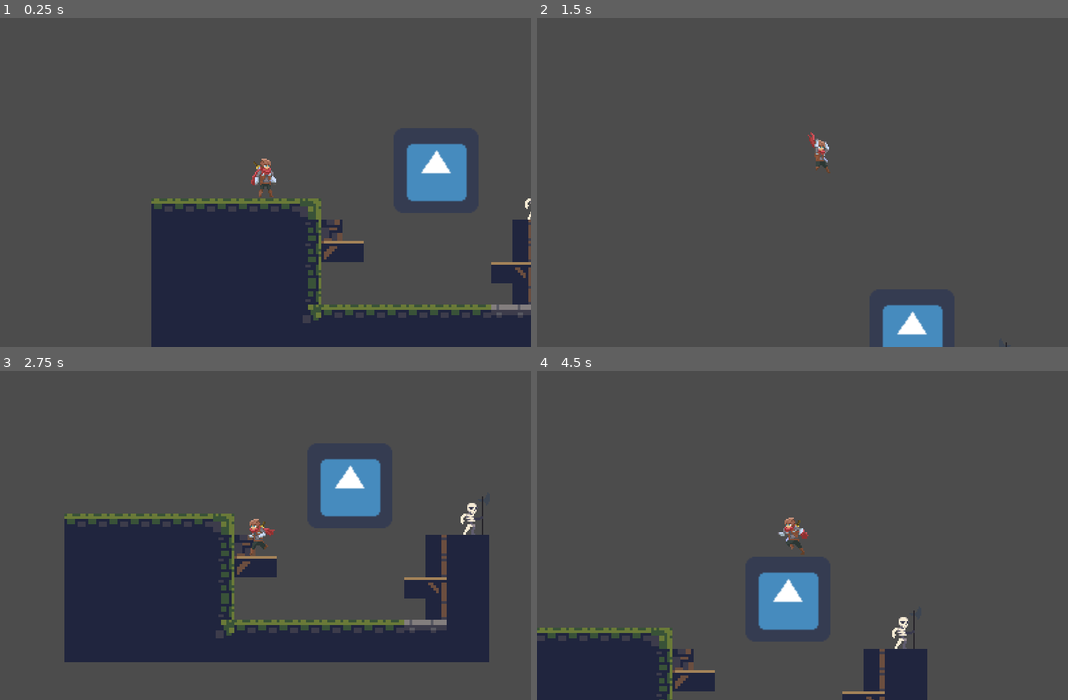
Above: before the commit, frames 1-4 (two rows, left to right).
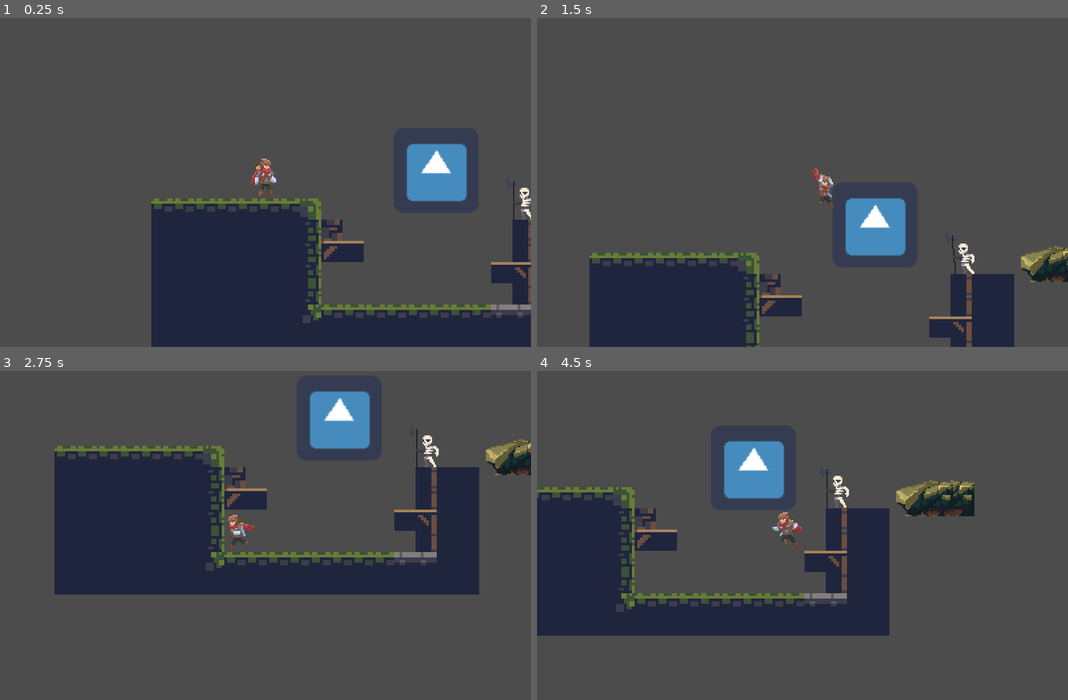
Above: after the commit, the same moments.

Repository: Carluss/Platform-Game
Game: Godot game, scene res://StageOne.tscn
The game is run twice, just before and just after one commit, with the same random seed, the same clock (stepped at 60 frames per second) and the same inputs. The engine's default icon, where the game draws it, is replaced by a stand-in: a white triangle on a blue panel in a dark square.
Inputs:
- Up to frame 1 (0.25 s): no input
- Up to frame 2 (1.5 s): hold Right (ui_right) from 0.53 s (still down); tap Up (ui_up) at 0.77 s
- Up to frame 3 (2.75 s): tap Up (ui_up) at 1.52 s; release Right (ui_right) at 2.03 s; hold Left (ui_left) from 2.03 s (still down)
- Up to frame 4 (4.5 s): release Left (ui_left) at 2.78 s; hold Right (ui_right) 2.78-4.28 s; tap Up (ui_up) at 3.02, 3.77 s; hold Left (ui_left) from 4.28 s (still down)

The runs differ from the first frame. In frame 1, 0.2% of the frame differs, in the area x 96-100%, y 49-62%; in frame 2, 16%; in frame 3, 34%, in the area x 10-100%, y 6-89%; in frame 4, 28%.

Commit message:
CHange
mudei o trabalho

Diff:
--- a/Project1/Parte1_MemoryMaze.tscn
+++ b/Project1/Parte1_MemoryMaze.tscn
@@ -4,7 +4,7 @@
 [ext_resource path="res://magicFinal.tres" type="TileSet" id=2]
 [ext_resource path="res://Enemy.tscn" type="PackedScene" id=3]
 
-[node name="Kyradia" type="Node"]
+[node name="Kyradia" type="Node" index="0"]
 
 [node name="Player" parent="." index="0" instance=ExtResource( 1 )]
 
--- a/Project1/Player.gd
+++ b/Project1/Player.gd
@@ -1,10 +1,11 @@
 extends KinematicBody2D
 
-const speed=60
+const speed=30
 const GRAVITY=10
-const JUMP_POWER=-400
+const JUMP_POWER=-250
 const FLOOR = Vector2(0,-1)
 const ARROW =preload("res://arrow.tscn")
+const MaxSpeed = 100
 
 var velocity = Vector2()
 
@@ -16,7 +17,7 @@
 func _physics_process(delta):
 	if  Input.is_action_pressed("ui_right") and not Input.is_action_pressed("ui_down") :
 		if is_attacking==false or is_on_floor()==false:
-			velocity.x= speed
+			velocity.x = min(velocity.x+speed,MaxSpeed)
 			$CollisionShape2D.disabled=false
 			if is_attacking==false:
 				$AnimatedSprite.play("Run")
@@ -25,7 +26,7 @@
 					$Position2D.position.x *=-1
 	elif Input.is_action_pressed("ui_left") and not Input.is_action_pressed("ui_down") :
 		if is_attacking==false or is_on_floor()==false :
-			velocity.x=-speed
+			velocity.x = max(velocity.x-speed,-MaxSpeed)
 			$CollisionShape2D.disabled=false
 			if is_attacking==false:
 				$AnimatedSprite.play("Run")
--- a/Project1/StageOne.tscn
+++ b/Project1/StageOne.tscn
@@ -1,11 +1,12 @@
-[gd_scene load_steps=5 format=2]
+[gd_scene load_steps=6 format=2]
 
 [ext_resource path="res://Player.tscn" type="PackedScene" id=1]
 [ext_resource path="res://Ground tileset.tres" type="TileSet" id=2]
 [ext_resource path="res://Enemy.tscn" type="PackedScene" id=3]
 [ext_resource path="res://sprite.tscn" type="PackedScene" id=4]
+[ext_resource path="res://TileSEtRui.tres" type="TileSet" id=5]
 
-[node name="StageOne" type="Node2D"]
+[node name="StageOne" type="Node2D" index="0"]
 
 [node name="Player" parent="." index="0" instance=ExtResource( 1 )]
 
@@ -40,3 +41,23 @@
 [node name="sprite" parent="." index="3" instance=ExtResource( 4 )]
 
 position = Vector2( 214.946, 58.676 )
+
+[node name="TileMap2" type="TileMap" parent="." index="4"]
+
+mode = 0
+tile_set = ExtResource( 5 )
+cell_size = Vector2( 64, 64 )
+cell_quadrant_size = 16
+cell_custom_transform = Transform2D( 1, 0, 0, 1, 0, 0 )
+cell_half_offset = 2
+cell_tile_origin = 0
+cell_y_sort = false
+cell_clip_uv = false
+collision_use_kinematic = false
+collision_friction = 1.0
+collision_bounce = 0.0
+collision_layer = 1
+collision_mask = 1
+occluder_light_mask = 1
+format = 1
+tile_data = PoolIntArray( 65541, 0, 0 )
--- /dev/null
+++ b/Project1/TileSEtRui.tres
@@ -0,0 +1,160 @@
+[gd_resource type="TileSet" load_steps=12 format=2]
+
+[ext_resource path="res://sprites/Map Sprites/Magic-cliffs_tileset.png" type="Texture" id=1]
+
+[sub_resource type="ConcavePolygonShape2D" id=1]
+
+custom_solver_bias = 0.0
+segments = PoolVector2Array( -29.1398, -1.64333, -4.66438, -9.33562, -4.66438, -9.33562, -4.83921, -9.33562, -4.83921, -9.33562, 28.9019, -8.63632, 28.9019, -8.63632, 28.7271, -8.46149, 28.7271, -8.46149, 28.9019, 17.0629, 28.9019, 17.0629, 28.9019, 17.0629, 28.9019, 17.0629, -22.6713, 17.4125, -22.6713, 17.4125, -29.6643, 7.44755, -29.6643, 7.44755, -29.1398, -1.64333 )
+
+[sub_resource type="ConvexPolygonShape2D" id=2]
+
+custom_solver_bias = 0.0
+points = PoolVector2Array( 19.1632, 9.34402, -34.7111, 9.12938, -29.7744, 3.76341, 18.5193, -20.7054 )
+
+[sub_resource type="ConvexPolygonShape2D" id=3]
+
+custom_solver_bias = 0.0
+points = PoolVector2Array( -31.0622, -14.2662, -34.0672, -20.2761, 18.5193, -20.7054 )
+
+[sub_resource type="ConvexPolygonShape2D" id=4]
+
+custom_solver_bias = 0.0
+points = PoolVector2Array( -31.0622, -14.2662, 18.5193, -20.7054, -29.7744, 3.76341, -35.1404, -6.75389 )
+
+[sub_resource type="ConvexPolygonShape2D" id=5]
+
+custom_solver_bias = 0.0
+points = PoolVector2Array( -1.72332, 17.5874, -27.2825, -4.73643, -34.4002, -20.266, 18.6593, -20.266, 8.62975, 13.3815 )
+
+[sub_resource type="ConvexPolygonShape2D" id=6]
+
+custom_solver_bias = 0.0
+points = PoolVector2Array( 8.62975, 13.3815, 18.6593, -20.266, 18.3358, 14.6756, 14.1298, 17.9109 )
+
+[sub_resource type="ConvexPolygonShape2D" id=7]
+
+custom_solver_bias = 0.0
+points = PoolVector2Array( -34.6673, -16.8792, -19.4612, -16.2322, -18.8141, 9.65051, -34.6673, 9.00344 )
+
+[sub_resource type="ConvexPolygonShape2D" id=8]
+
+custom_solver_bias = 0.0
+points = PoolVector2Array( -34.2245, -21.1578, -25.4891, -20.8342, -25.1656, -11.4518, -34.8716, -11.1282 )
+
+[sub_resource type="ConvexPolygonShape2D" id=9]
+
+custom_solver_bias = 0.0
+points = PoolVector2Array( 19.3987, 1.01727, 20.6928, 8.45854, -32.6902, 8.45854, -33.0138, -15.8065, -0.336868, -17.7477 )
+
+[sub_resource type="ConvexPolygonShape2D" id=10]
+
+custom_solver_bias = 0.0
+points = PoolVector2Array( 19.3987, 1.01727, -0.336868, -17.7477, 23.6046, -10.3064, 24.5752, -1.24747 )
+
+[resource]
+
+0/name = "Sprite"
+0/texture = ExtResource( 1 )
+0/tex_offset = Vector2( 0, 0 )
+0/modulate = Color( 1, 1, 1, 1 )
+0/region = Rect2( 320, 32, 70, 38 )
+0/is_autotile = false
+0/occluder_offset = Vector2( 0, 0 )
+0/navigation_offset = Vector2( 0, 0 )
+0/shapes = [ {
+"autotile_coord": Vector2( 0, 0 ),
+"one_way": false,
+"shape": SubResource( 1 ),
+"shape_transform": Transform2D( 1, 0, 0, 1, 0, 0 )
+} ]
+1/name = "Sprite2"
+1/texture = ExtResource( 1 )
+1/tex_offset = Vector2( 0, 0 )
+1/modulate = Color( 1, 1, 1, 1 )
+1/region = Rect2( 330, 70, 60, 30 )
+1/is_autotile = false
+1/occluder_offset = Vector2( 0, 0 )
+1/navigation_offset = Vector2( 0, 0 )
+1/shapes = [ {
+"autotile_coord": Vector2( 0, 0 ),
+"one_way": false,
+"shape": SubResource( 2 ),
+"shape_transform": Transform2D( 1, 0, 0, 1, 0, 0 )
+}, {
+"autotile_coord": Vector2( 0, 0 ),
+"one_way": false,
+"shape": SubResource( 3 ),
+"shape_transform": Transform2D( 1, 0, 0, 1, 0, 0 )
+}, {
+"autotile_coord": Vector2( 0, 0 ),
+"one_way": false,
+"shape": SubResource( 4 ),
+"shape_transform": Transform2D( 1, 0, 0, 1, 0, 0 )
+} ]
+2/name = "Sprite3"
+2/texture = ExtResource( 1 )
+2/tex_offset = Vector2( 0, 0 )
+2/modulate = Color( 1, 1, 1, 1 )
+2/region = Rect2( 330, 100, 60, 40 )
+2/is_autotile = false
+2/occluder_offset = Vector2( 0, 0 )
+2/navigation_offset = Vector2( 0, 0 )
+2/shapes = [ {
+"autotile_coord": Vector2( 0, 0 ),
+"one_way": false,
+"shape": SubResource( 5 ),
+"shape_transform": Transform2D( 1, 0, 0, 1, 0, 0 )
+}, {
+"autotile_coord": Vector2( 0, 0 ),
+"one_way": false,
+"shape": SubResource( 6 ),
+"shape_transform": Transform2D( 1, 0, 0, 1, 0, 0 )
+} ]
+3/name = "Sprite4"
+3/texture = ExtResource( 1 )
+3/tex_offset = Vector2( 0, 0 )
+3/modulate = Color( 1, 1, 1, 1 )
+3/region = Rect2( 400, 40, 20, 30 )
+3/is_autotile = false
+3/occluder_offset = Vector2( 0, 0 )
+3/navigation_offset = Vector2( 0, 0 )
+3/shapes = [ {
+"autotile_coord": Vector2( 0, 0 ),
+"one_way": false,
+"shape": SubResource( 7 ),
+"shape_transform": Transform2D( 1, 0, 0, 1, 0, 0 )
+} ]
+4/name = "Sprite5"
+4/texture = ExtResource( 1 )
+4/tex_offset = Vector2( 0, 0 )
+4/modulate = Color( 1, 1, 1, 1 )
+4/region = Rect2( 400, 70, 10, 10 )
+4/is_autotile = false
+4/occluder_offset = Vector2( 0, 0 )
+4/navigation_offset = Vector2( 0, 0 )
+4/shapes = [ {
+"autotile_coord": Vector2( 0, 0 ),
+"one_way": false,
+"shape": SubResource( 8 ),
+"shape_transform": Transform2D( 1, 0, 0, 1, 0, 0 )
+} ]
+5/name = "Sprite6"
+5/texture = ExtResource( 1 )
+5/tex_offset = Vector2( 0, 0 )
+5/modulate = Color( 1, 1, 1, 1 )
+5/region = Rect2( 430, 40, 60, 30 )
+5/is_autotile = false
+5/occluder_offset = Vector2( 0, 0 )
+5/navigation_offset = Vector2( 0, 0 )
+5/shapes = [ {
+"autotile_coord": Vector2( 0, 0 ),
+"one_way": false,
+"shape": SubResource( 9 ),
+"shape_transform": Transform2D( 1, 0, 0, 1, 0, 0 )
+}, {
+"autotile_coord": Vector2( 0, 0 ),
+"one_way": false,
+"shape": SubResource( 10 ),
+"shape_transform": Transform2D( 1, 0, 0, 1, 0, 0 )
+} ]
--- /dev/null
+++ b/Project1/magictilesRui.tscn
@@ -0,0 +1,175 @@
+[gd_scene load_steps=2 format=2]
+
+[ext_resource path="res://sprites/Map Sprites/Magic-cliffs_tileset.png" type="Texture" id=1]
+
+[node name="Node" type="Node"]
+
+[node name="Sprite" type="Sprite" parent="." index="0"]
+
+texture = ExtResource( 1 )
+centered = false
+region_enabled = true
+region_rect = Rect2( 320, 32, 70, 38 )
+_sections_unfolded = [ "Offset", "Region" ]
+
+[node name="StaticBody2D" type="StaticBody2D" parent="Sprite" index="0"]
+
+position = Vector2( 35.1852, 25.2824 )
+scale = Vector2( 0.924765, 0.434453 )
+input_pickable = false
+collision_layer = 1
+collision_mask = 1
+constant_linear_velocity = Vector2( 0, 0 )
+constant_angular_velocity = 0.0
+friction = 1.0
+bounce = 0.0
+
+[node name="CollisionPolygon2D" type="CollisionPolygon2D" parent="Sprite/StaticBody2D" index="0"]
+
+build_mode = 0
+polygon = PoolVector2Array( 30.7114, 29.2571, 31.1409, -28.3429, -4.93959, -32.9143, -30.2819, -17.3714, -32.4295, 1.82857, -23.4094, 29.2571 )
+
+[node name="Sprite2" type="Sprite" parent="." index="1"]
+
+position = Vector2( 80.2308, 9.5798 )
+texture = ExtResource( 1 )
+centered = false
+region_enabled = true
+region_rect = Rect2( 330, 70, 60, 30 )
+_sections_unfolded = [ "Offset", "Region" ]
+__meta__ = {
+"_edit_group_": true
+}
+
+[node name="StaticBody2D" type="StaticBody2D" parent="Sprite2" index="0"]
+
+visible = false
+position = Vector2( 34.9649, 20.8041 )
+input_pickable = false
+collision_layer = 1
+collision_mask = 1
+constant_linear_velocity = Vector2( 0, 0 )
+constant_angular_velocity = 0.0
+friction = 1.0
+bounce = 0.0
+
+[node name="CollisionPolygon2D" type="CollisionPolygon2D" parent="Sprite2/StaticBody2D" index="0"]
+
+build_mode = 0
+polygon = PoolVector2Array( 18.5193, -20.7054, 19.1632, 9.34402, -34.7111, 9.12938, -29.7744, 3.76341, -35.1404, -6.75389, -31.0622, -14.2662, -34.0672, -20.2761 )
+
+[node name="Sprite3" type="Sprite" parent="." index="2"]
+
+position = Vector2( 81.5249, 50.345 )
+texture = ExtResource( 1 )
+centered = false
+region_enabled = true
+region_rect = Rect2( 330, 100, 60, 40 )
+_sections_unfolded = [ "Offset", "Region" ]
+__meta__ = {
+"_edit_group_": true
+}
+
+[node name="StaticBody2D" type="StaticBody2D" parent="Sprite3" index="0"]
+
+visible = false
+position = Vector2( 34.9649, 20.8041 )
+input_pickable = false
+collision_layer = 1
+collision_mask = 1
+constant_linear_velocity = Vector2( 0, 0 )
+constant_angular_velocity = 0.0
+friction = 1.0
+bounce = 0.0
+
+[node name="CollisionPolygon2D" type="CollisionPolygon2D" parent="Sprite3/StaticBody2D" index="0"]
+
+build_mode = 0
+polygon = PoolVector2Array( -34.4002, -20.266, 18.6593, -20.266, 18.3358, 14.6756, 14.1298, 17.9109, 8.62975, 13.3815, -1.72332, 17.5874, -27.2825, -4.73643 )
+
+[node name="Sprite4" type="Sprite" parent="." index="3"]
+
+position = Vector2( 10.6146, 49.87 )
+texture = ExtResource( 1 )
+centered = false
+region_enabled = true
+region_rect = Rect2( 400, 40, 20, 30 )
+_sections_unfolded = [ "Offset", "Region" ]
+__meta__ = {
+"_edit_group_": true
+}
+
+[node name="StaticBody2D" type="StaticBody2D" parent="Sprite4" index="0"]
+
+visible = false
+position = Vector2( 34.9649, 20.8041 )
+input_pickable = false
+collision_layer = 1
+collision_mask = 1
+constant_linear_velocity = Vector2( 0, 0 )
+constant_angular_velocity = 0.0
+friction = 1.0
+bounce = 0.0
+
+[node name="CollisionPolygon2D" type="CollisionPolygon2D" parent="Sprite4/StaticBody2D" index="0"]
+
+build_mode = 0
+polygon = PoolVector2Array( -34.6673, -16.8792, -19.4612, -16.2322, -18.8141, 9.65051, -34.6673, 9.00344 )
+
+[node name="Sprite5" type="Sprite" parent="." index="4"]
+
+position = Vector2( 220.469, 10.4715 )
+texture = ExtResource( 1 )
+centered = false
+region_enabled = true
+region_rect = Rect2( 400, 70, 10, 10 )
+_sections_unfolded = [ "Offset", "Region" ]
+__meta__ = {
+"_edit_group_": true
+}
+
+[node name="StaticBody2D" type="StaticBody2D" parent="Sprite5" index="0"]
+
+visible = false
+position = Vector2( 34.9649, 20.8041 )
+input_pickable = false
+collision_layer = 1
+collision_mask = 1
+constant_linear_velocity = Vector2( 0, 0 )
+constant_angular_velocity = 0.0
+friction = 1.0
+bounce = 0.0
+
+[node name="CollisionPolygon2D" type="CollisionPolygon2D" parent="Sprite5/StaticBody2D" index="0"]
+
+build_mode = 0
+polygon = PoolVector2Array( -34.2245, -21.1578, -25.4891, -20.8342, -25.1656, -11.4518, -34.8716, -11.1282 )
+
+[node name="Sprite6" type="Sprite" parent="." index="5"]
+
+position = Vector2( 152.286, 10.2968 )
+texture = ExtResource( 1 )
+centered = false
+region_enabled = true
+region_rect = Rect2( 430, 40, 60, 30 )
+_sections_unfolded = [ "Offset", "Region" ]
+__meta__ = {
+"_edit_group_": true
+}
+
+[node name="StaticBody2D" type="StaticBody2D" parent="Sprite6" index="0"]
+
+visible = false
+position = Vector2( 34.9649, 20.8041 )
+input_pickable = false
+collision_layer = 1
+collision_mask = 1
+constant_linear_velocity = Vector2( 0, 0 )
+constant_angular_velocity = 0.0
+friction = 1.0
+bounce = 0.0
+
+[node name="CollisionPolygon2D" type="CollisionPolygon2D" parent="Sprite6/StaticBody2D" index="0"]
+
+build_mode = 0
+polygon = PoolVector2Array( -33.0138, -15.8065, -0.336868, -17.7477, 23.6046, -10.3064, 24.5752, -1.24747, 19.3987, 1.01727, 20.6928, 8.45854, -32.6902, 8.45854 )
